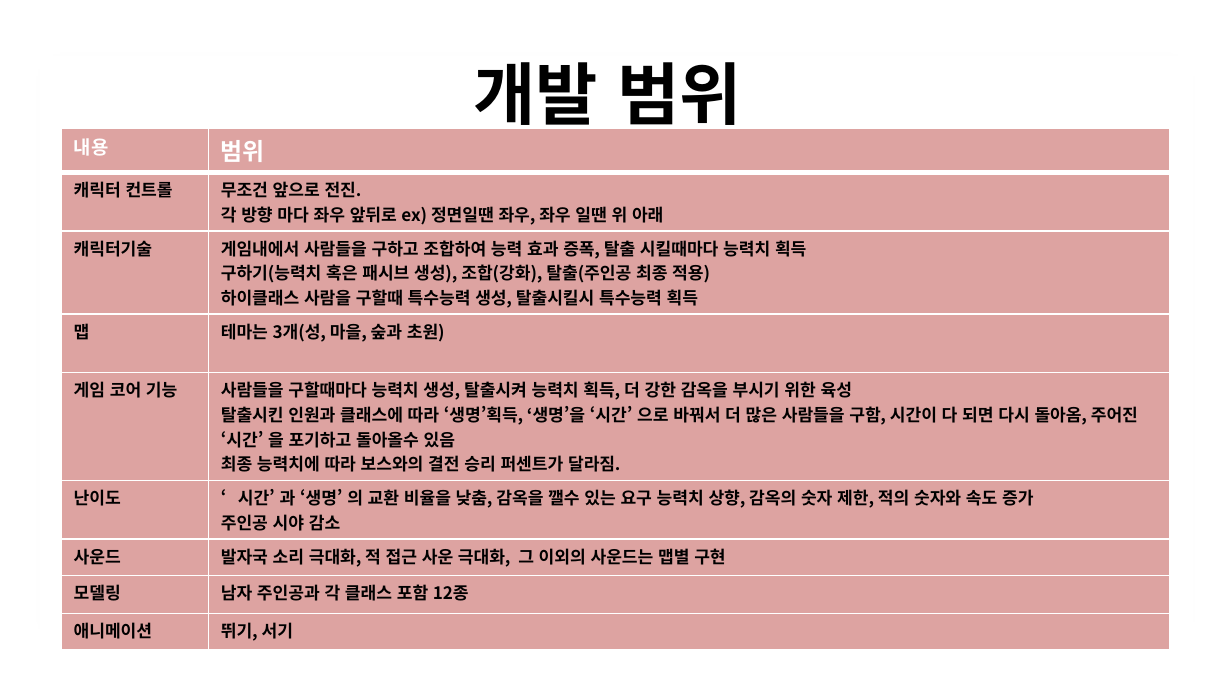
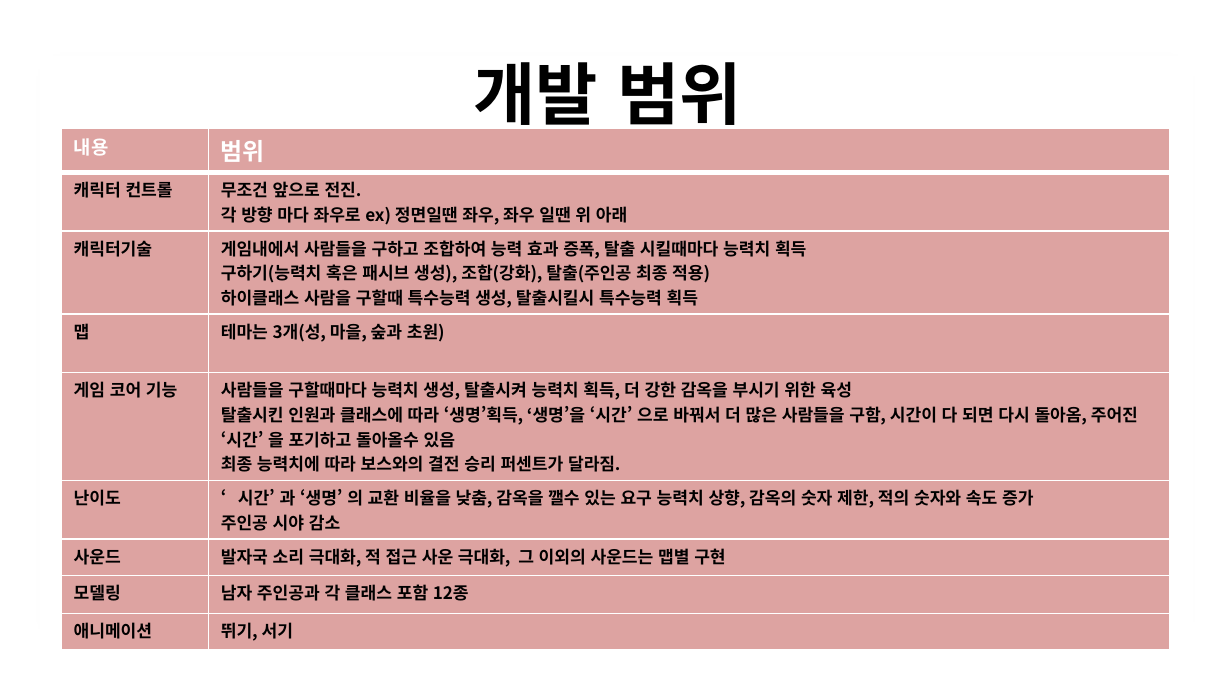
Before and after one commit to Dev-YoonLim/2DGP_YJW, a slide deck: slide 4 of Game_Project/ch1/fix_2016_2dGP_2nd_project_2012181025_윤진우.pptx. Drawn at 1232x693 pixels with LibreOffice and Linux fonts; fonts in the diff are those of the drawing; background and template pictures are left out. Boxes give left, top, right and bottom in pixels: in the first picture for what was removed or moved away, otherwise in the second. Text is boxed around its words. In the diff, an @@ line names an element or a change of style, - is before the commit and + after.

```diff
--- a/Game_Project/ch1/fix_2016_2dGP_2nd_project_2012181025_윤진우.pptx
+++ b/Game_Project/ch1/fix_2016_2dGP_2nd_project_2012181025_윤진우.pptx
@@ table at [62,128,1170,645] @@
-row 2, column 2: 무조건 앞으로 전진. / 각 방향 마다 좌우 앞뒤로 ex) 정면일땐 좌우, 좌우 일땐 위 아래
+row 2, column 2: 무조건 앞으로 전진. / 각 방향 마다 좌우로 ex) 정면일땐 좌우, 좌우 일땐 위 아래
```
Also in this commit, not shown: 1 slide added, 3 other files.
